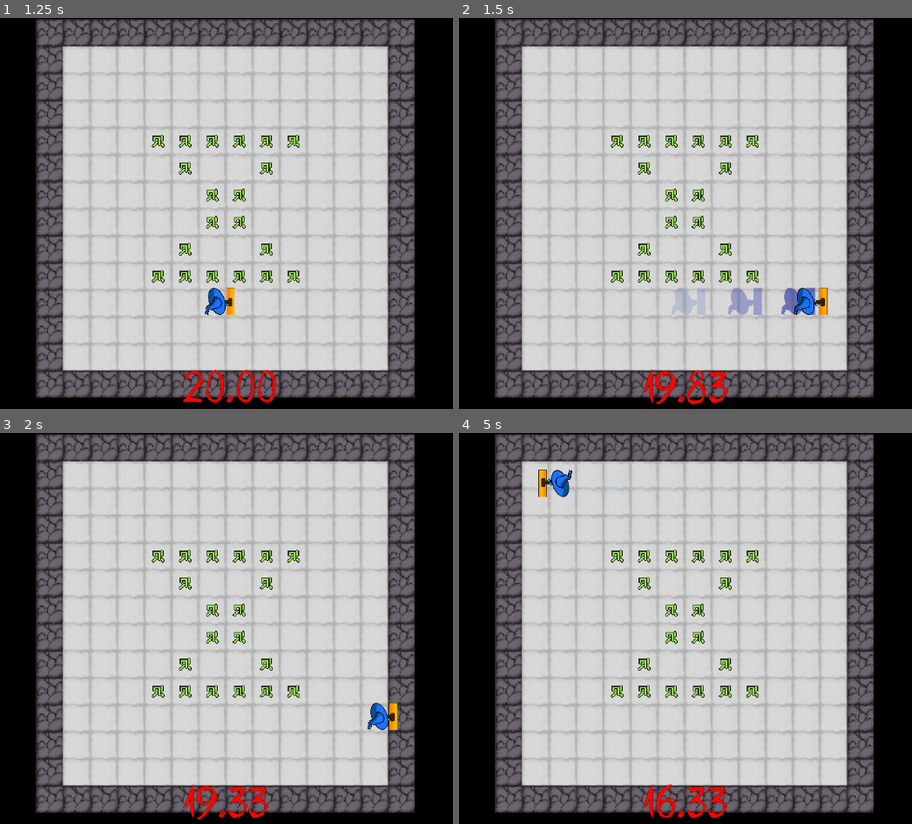
Above: before the commit, frames 1-4 (two rows, left to right).
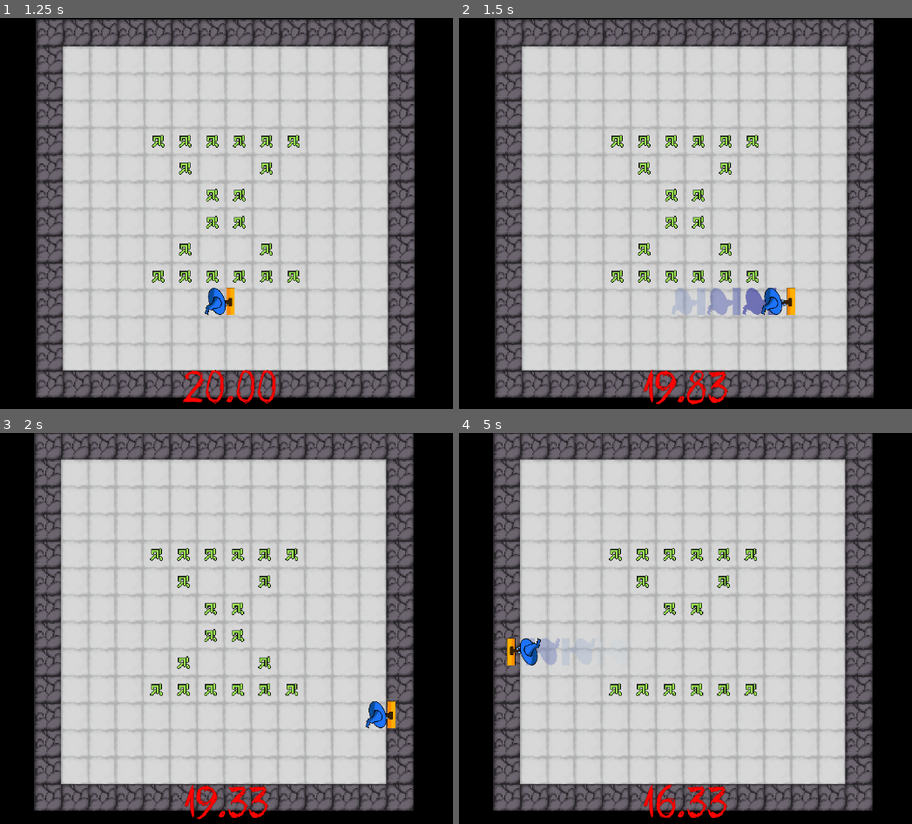
Above: after the commit, the same moments.

Repository: OwlyCode/LD55
Game: Godot game, scene res://Menu.tscn
The game is run twice, just before and just after one commit, with the same random seed, the same clock (stepped at 60 frames per second) and the same inputs.
Inputs:
- Up to frame 1 (1.25 s): click "T Start T" at 0.5 s
- Up to frame 2 (1.5 s): tap Enter at 1.25 s; hold D (right) from 1.28 s (still down); hold Space (dash) from 1.28 s (still down)
- Up to frame 3 (2 s): keep holding D (right); keep holding Space (dash)
- Up to frame 4 (5 s): release D (right) at 2.03 s; release Space (dash) at 2.03 s; hold S (down) 2.03-2.78 s; tap Space (dash) at 2.1, 3.6 s; hold D (right) 2.78-3.53 s; hold Space (dash) 2.78-3.53 s; hold W (up) 3.53-4.28 s; hold A (left) from 4.28 s (still down); hold Space (dash) from 4.28 s (still down)

Frame 1 is identical in both runs. In frame 2, 1.5% of the frame differs, in the area x 54-82%, y 68-76%; in frame 3, 16%; in frame 4, 17%, in the area x 7-92%, y 0-98%.

Commit message:
Adjusted dash

Diff:
--- a/Hero.gd
+++ b/Hero.gd
@@ -7,7 +7,7 @@
 var shadow_delay_current = SHADOW_DELAY;
 
 func _process(delta):
-	if Input.is_action_just_pressed("dash")&&dash_status not in [DashStatus.DASHING, DashStatus.DASH_EXIT]:
+	if Input.is_action_pressed("dash")&&dash_status:
 		dash_asked = true
 		get_tree().call_group("camera", "camera_shake", 2.0, 2)
 
@@ -26,9 +26,9 @@
 	#$DashParticles.process_material.set_shader_parameter("emission_angle", rotation_degrees)
 
 	last_position = position
+	look_at(transform.origin + direction)
 
 	if velocity:
-		look_at(transform.origin + velocity)
 		$AnimatedSprite2D.play("move")
 	else:
 		$AnimatedSprite2D.play("idle")
@@ -47,12 +47,12 @@
 var last_position = Vector2.ZERO
 
 const MOVE_SPEED = 10000 * 1.6
-const DASH_SPEED = 10000 * 6.0;
+const DASH_SPEED = 10000 * 4.0;
 const DRIFT_INITIAL_SPEED = DASH_SPEED / 3.0;
 
-const DASH_TIME = 0.1;
+const DASH_TIME = 0.04;
 const DASH_EXIT_TIME = 0.05;
-const DRIFTING_TIME = 0.25;
+const DRIFTING_TIME = 0.20;
 
 const SNAP_DISTANCE = 32.0
 const SNAP_ANGLE = 20.0
@@ -70,7 +70,6 @@
 func _physics_process(delta):
 	if dash_status not in [DashStatus.DASHING, DashStatus.DASH_EXIT]:
 		direction = Input.get_vector("left", "right", "up", "down")
-
 		velocity = (direction * MOVE_SPEED) * delta + drift
 
 	# DRIFT
